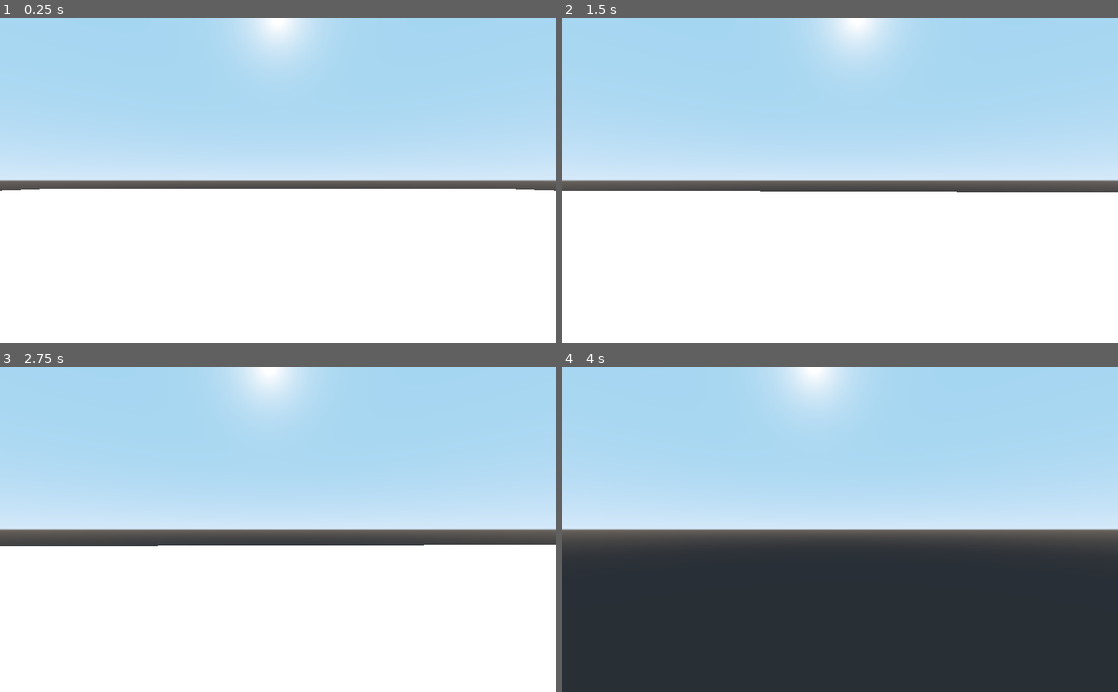
Above: before the commit, frames 1-4 (two rows, left to right).
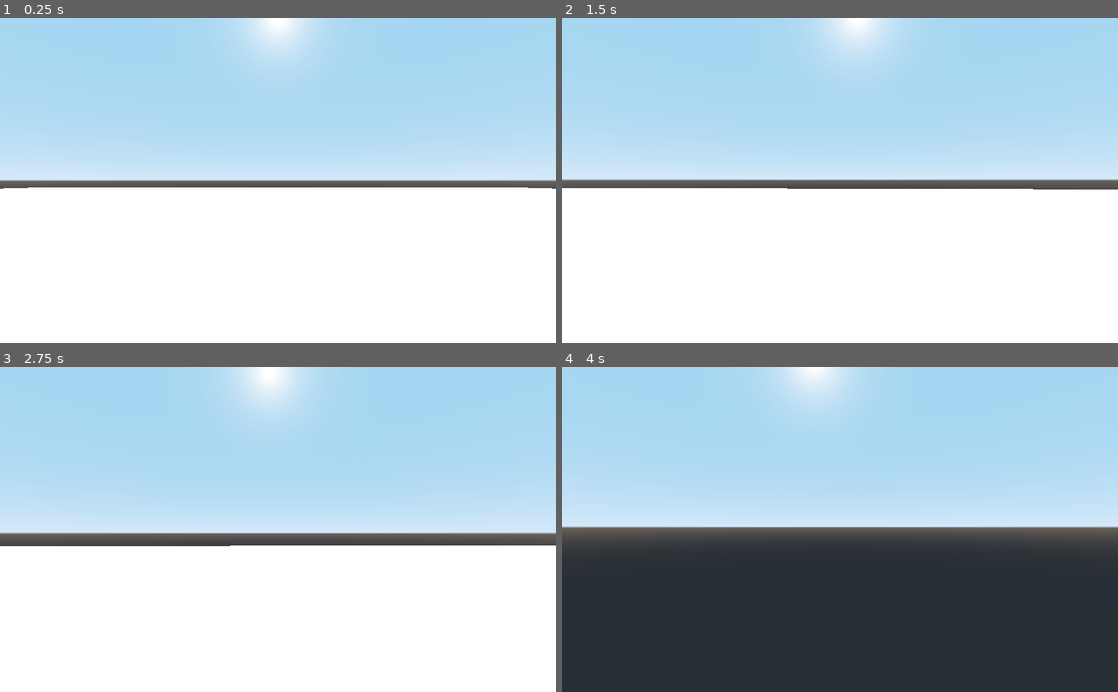
Above: after the commit, the same moments.

Repository: Gorzon38/EscapeGamesNSI
Game: Godot game, scene res://Nodes/Main.tscn
Same seed, same stepped clock (60 frames per second), same inputs: the game is played once before the commit and once after it.
Inputs (mouse positions are in pixels of both pictures, inside the frame that each line leads up to):
- Up to frame 1 (0.25 s): no input
- Up to frame 2 (1.5 s): tap Enter at 0.5 s; move the mouse to (867, 180) at 0.52 s; hold W (move_forward) from 0.53 s (still down); tap Space at 1.25 s; move the mouse to (812, 180) at 1.27 s
- Up to frame 3 (2.75 s): keep holding W (move_forward); move the mouse to (289, 523) at 2.02 s
- Up to frame 4 (4 s): keep holding W (move_forward); tap Enter at 2.75 s; move the mouse to (834, 536) at 2.77 s; move the mouse to (878, 532) at 3.52 s

The runs differ from the first frame. In frame 1, 0.5% of the frame differs, in the area x 0-100%, y 52-54%; in frame 2, 1.5%; in frame 3, 1.6%, in the area x 0-100%, y 49-56%; in frame 4, 1.1%.
Error before the commit: Invalid get index 'rotation_degrees' (on base: 'null instance'). (res://scripts/Player.gd:19)

Commit message:
Update Player.tscn

Diff:
--- a/Nodes/Player.tscn
+++ b/Nodes/Player.tscn
@@ -32,5 +32,8 @@
 transform = Transform( 1, 0, 0, 0, -4.37114e-08, -1, 0, 1, -4.37114e-08, 0, 0, 0 )
 shape = SubResource( 3 )
 
-[node name="Camera" type="Camera" parent="."]
+[node name="Head" type="Position3D" parent="."]
+transform = Transform( 1, 0, 0, 0, 1, 0, 0, 0, 1, 0, -0.441271, 0 )
+
+[node name="Camera" type="Camera" parent="Head"]
 transform = Transform( 1, 0, 0, 0, 1, 0, 0, 0, 1, 0.048059, 1.62743, -0.785978 )
